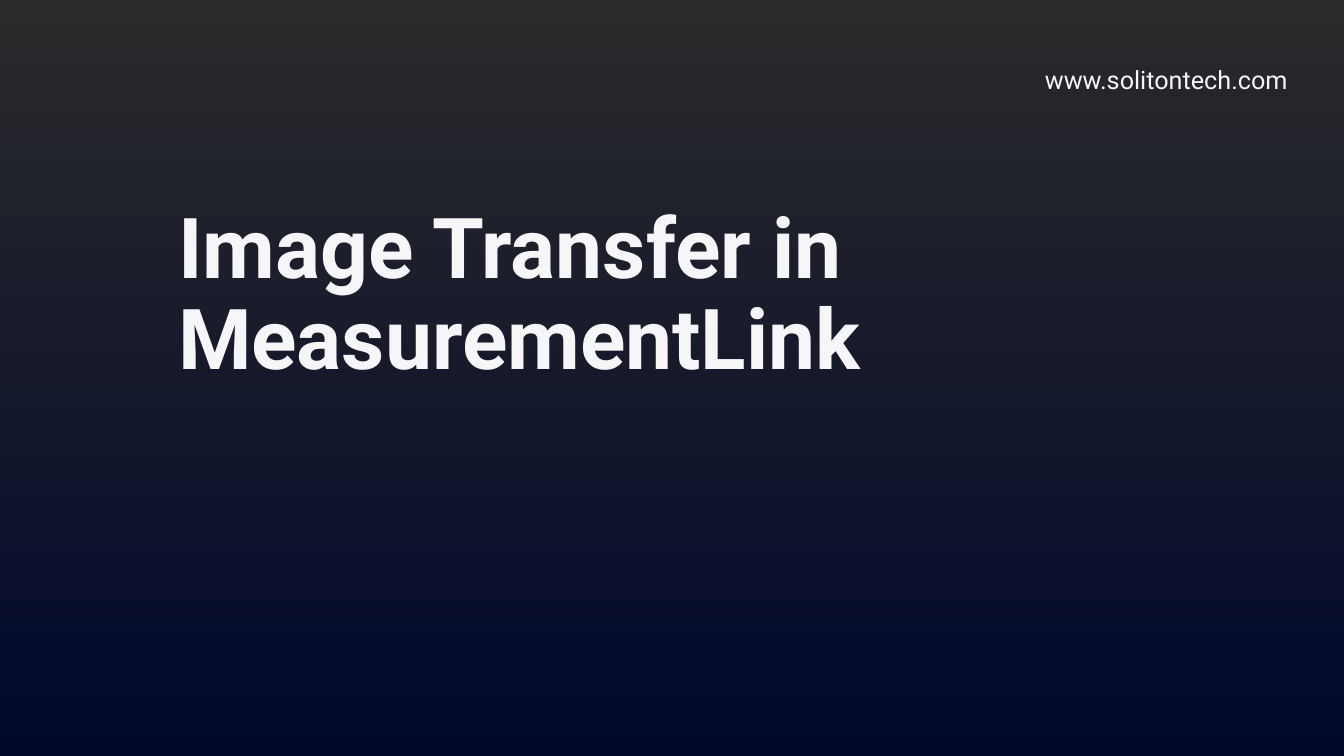
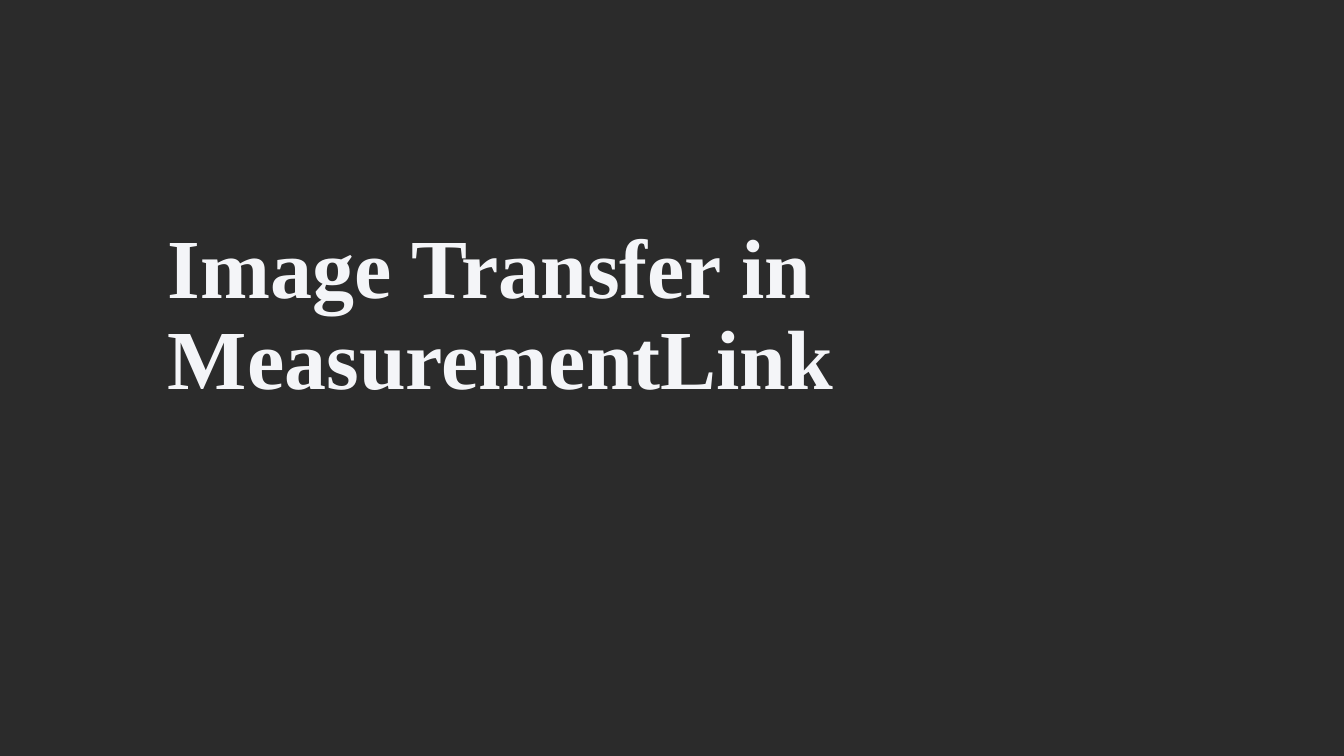
Before and after one commit to ni/measurement-plugin-labview, a slide deck: slide 1 of Source/Example Measurements/Image rendering/Image Transfer in MeasurementLink example.pptx. Drawn at 1344x756 pixels with LibreOffice and Linux fonts; fonts in the diff are those of the drawing; background and template pictures are left out; a plain dark background stands for a picture behind light text. Boxes give left, top, right and bottom in pixels: in the first picture for what was removed or moved away, otherwise in the second. Text is boxed around its words. In the diff, an @@ line names an element or a change of style, - is before the commit and + after.

```diff
--- a/Source/Example Measurements/Image rendering/Image Transfer in MeasurementLink example.pptx
+++ b/Source/Example Measurements/Image rendering/Image Transfer in MeasurementLink example.pptx
@@ rectangle removed at bbox=[0, 0, 1344, 756] @@
@@ text removed at bbox=[1045, 70, 1288, 90] @@
-www.solitontech.com
@@ title "Image Transfer in MeasurementLink": place and size @@
-title "Image Transfer in MeasurementLink" at bbox=[178, 214, 860, 370]
+title "Image Transfer in MeasurementLink" at bbox=[168, 239, 833, 390]
@@ title "Image Transfer in MeasurementLink" at bbox=[168, 239, 833, 390]: font Roboto to Times New Roman, text colour #F6F5F7 to #F4F5F8 @@
```
Also in this commit, not shown: 1 other slide changed, 3 slides added, 1 slide removed, 7 other files.
